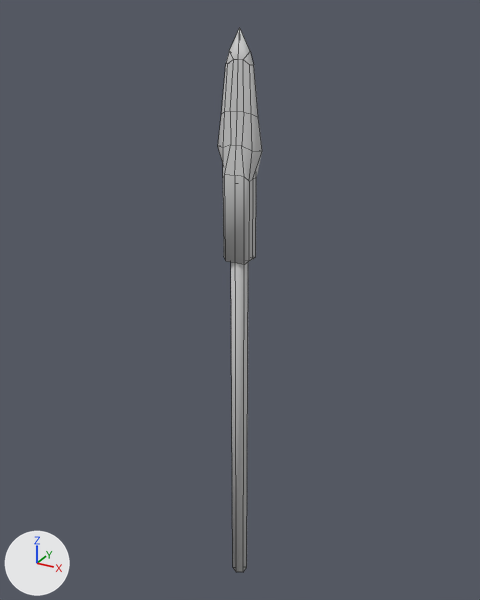
An edit to the OBJ model src/main/resources/assets/oversmith/models/item/spear.obj, drawn before and after from the same camera.
The view is the same before and after, from a camera (50 mm lens) standing at (1.84, -3.34, 3.89) and looking at (-0.05, 0.1, 2.17). Lighting does not change. The marker at lower left points along +X, +Y and +Z. Mesh edges are drawn as thin lines. Where no turn or scale is listed for an object, it has been applied to the vertices.

Objects in the first picture: 'spear'.
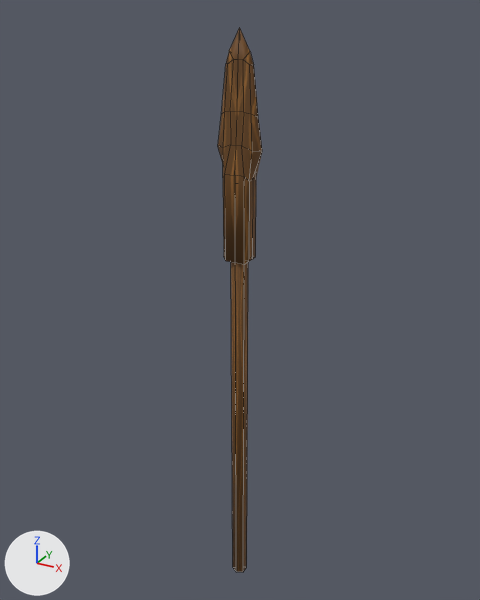
The newer file is also rescaled (x0.666) as a whole; pictures and numbers use the older file's frame.

Changed parts and their boxes [x1, y1, x2, y2] in the pictures (480 x 600 px):
'spear', surface changed (grey to brown): [218, 28, 262, 572] in both

What the commit changed:
Picture 'wood' (img_wood) is new.
In material 'shaft' (mat_shaft), base_color is no longer (0.64, 0.64, 0.64), light grey #d1d1d1.
In material 'shaft' (mat_shaft), texture is now set to img_wood.
In material 'head' (mat_head), base_color is no longer (0.64, 0.64, 0.64), light grey #d1d1d1.
In material 'head' (mat_head), texture is now set to img_wood.
